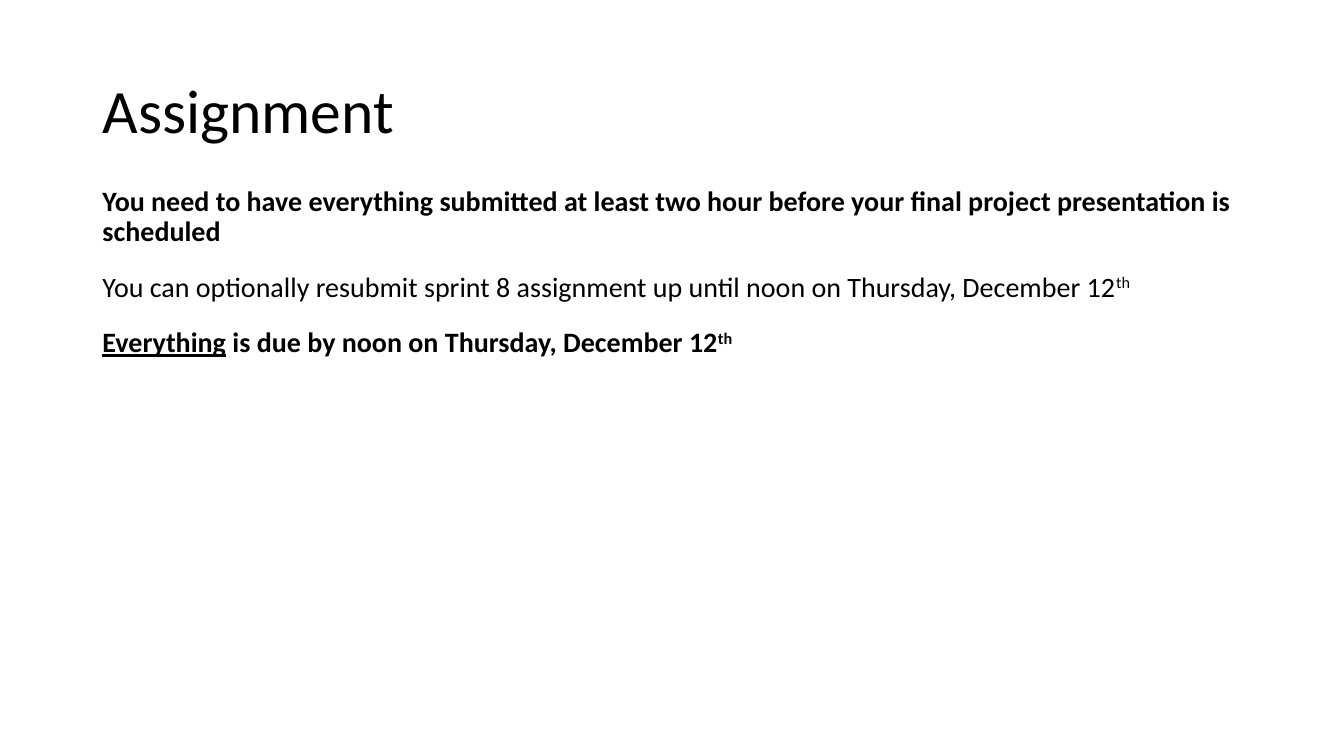
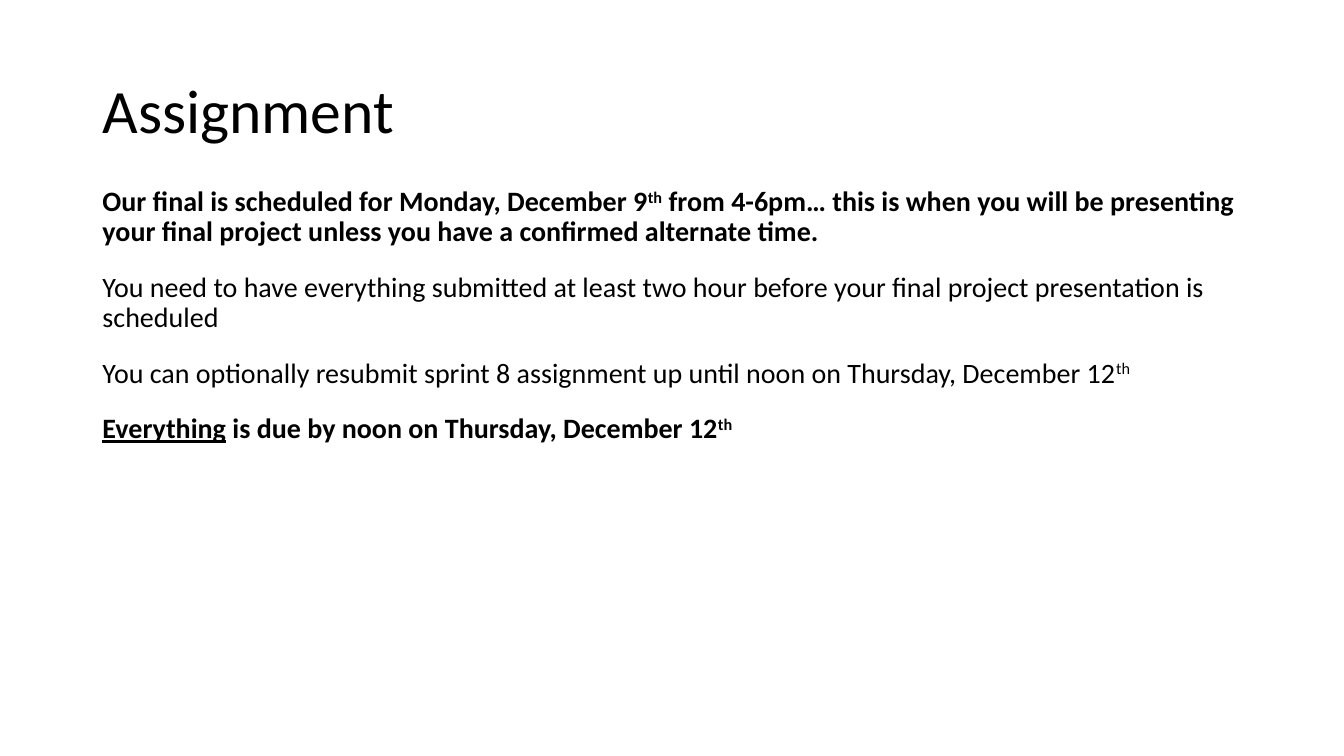
Before and after one commit to EricJPogue/CPSC-24500, a slide deck: slide 2 of lecture-slides/2019-12-04-oop.pptx (slide 3 before the commit). Drawn at 1344x756 pixels with LibreOffice and Linux fonts; fonts in the diff are those of the drawing. Boxes give left, top, right and bottom in pixels: in the first picture for what was removed or moved away, otherwise in the second. Text is boxed around its words. In the diff, an @@ line names an element or a change of style, - is before the commit and + after.

```diff
--- a/lecture-slides/2019-12-04-oop.pptx
+++ b/lecture-slides/2019-12-04-oop.pptx
@@ text at (x1=102, y1=191, x2=1234, y2=246): paragraph added @@
+Our final is scheduled for Monday, December 9th from 4-6pm… this is when you will be presenting your final project unless you have a confirmed alternate time.
@@ text at (x1=102, y1=277, x2=1203, y2=328): bold off in "You need to have everything submitted at ..." @@
```
Also in this commit, not shown: 1 other slide changed, 1 other file.
